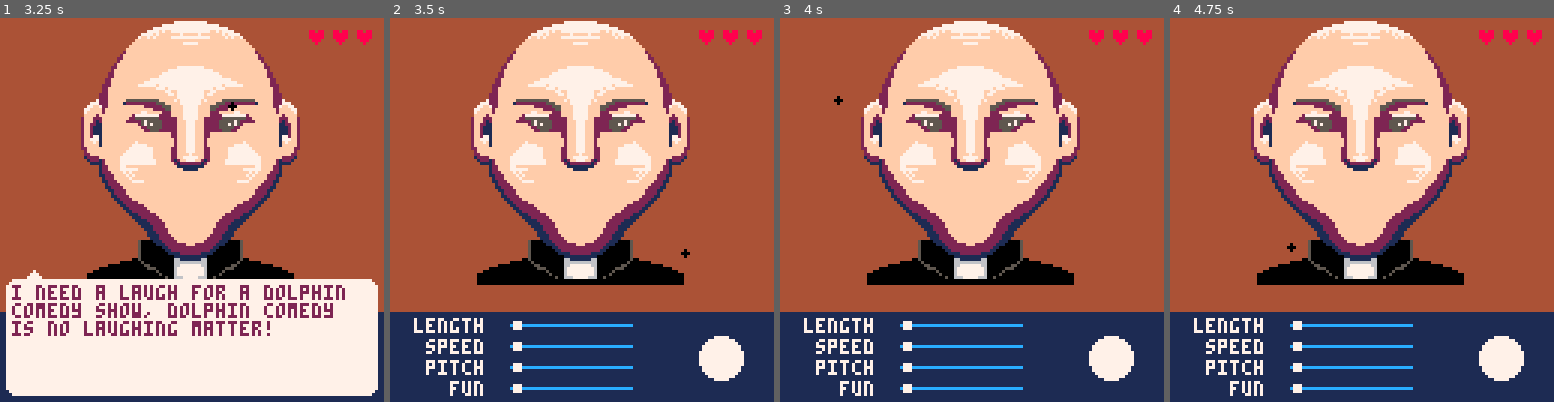
Above: before the commit, frames 1-4 (left to right).
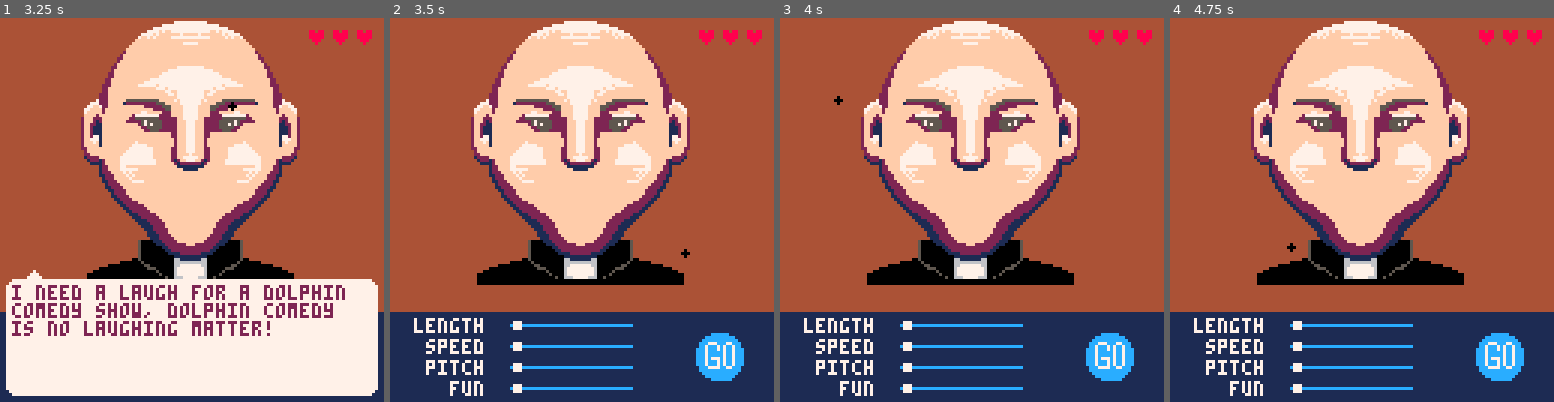
Above: after the commit, the same moments.

Repository: Alfie-Edwards/game-boys
Game: PICO-8 cartridge game.p8
Two runs of this game, one before a commit and one after it. Both use one fixed random seed, a clock stepped at 60 frames per second and the inputs below.
Inputs (mouse positions are in pixels of both pictures, inside the frame that each line leads up to):
- Up to frame 1 (3.25 s): tap X (X key) at 0.33, 1.07, 1.85, 2.97 s; click (280, 121) at 0.67 s; tap O (Z key) at 0.7, 1.7, 2.1, 2.5, 2.9 s; click (46, 267) at 1.22 s; click (107, 114) at 1.77 s; click (172, 259) at 2.32 s; click (234, 106) at 2.87 s
- Up to frame 2 (3.5 s): tap O (Z key) at 3.3 s; click (685, 256) at 3.42 s
- Up to frame 3 (4 s): tap O (Z key) at 3.7 s; click (841, 102) at 3.97 s
- Up to frame 4 (4.75 s): tap X (X key) at 4.08 s; tap O (Z key) at 4.1, 4.5 s; click (1292, 248) at 4.52 s

Frame 1 is identical in both runs. In frame 2, 1.0% of the frame differs, in the area x 79-93%, y 82-95%; in frame 3, 1.0%; in frame 4, 1.0%.

Commit message:
Mouseover logic for button drawing

Diff:
--- a/game.p8
+++ b/game.p8
@@ -135,7 +135,7 @@
         -- Press buttons.
         if mouse.pressed then
             for _, button in pairs(buttons) do
-                if sqdst(mouse.x, mouse.y, button.x, button.y) <= (button.r * button.r) + 2 then
+                if mouse_is_over_button(button) then
                     button.on_click()
                 end
             end
@@ -156,6 +156,10 @@
 
 function lnpx(text) -- length of text in pixels
 	return print(text, 0, 999999)
+end
+
+function mouse_is_over_button(button)
+    return sqdst(mouse.x, mouse.y, button.x, button.y) <= (button.r * button.r) + 2
 end
 
 function draw_lose_screen()
@@ -249,7 +253,12 @@
         rectfill(h.x - 1, h.y - 1, h.x + 1, h.y + 1)
     end
     color(5)
-    circfill(buttons.submit.x, buttons.submit.y, buttons.submit.r)
+    -- todo: palette swap on mouse over.
+    if (mouse_is_over_button(buttons.submit)) then
+        spr(69, buttons.submit.x - 8, buttons.submit.y - 8, 2, 2)
+    else
+        spr(69, buttons.submit.x - 8, buttons.submit.y - 8, 2, 2)
+    end
 
     -- Speech bubble
     if saying then
